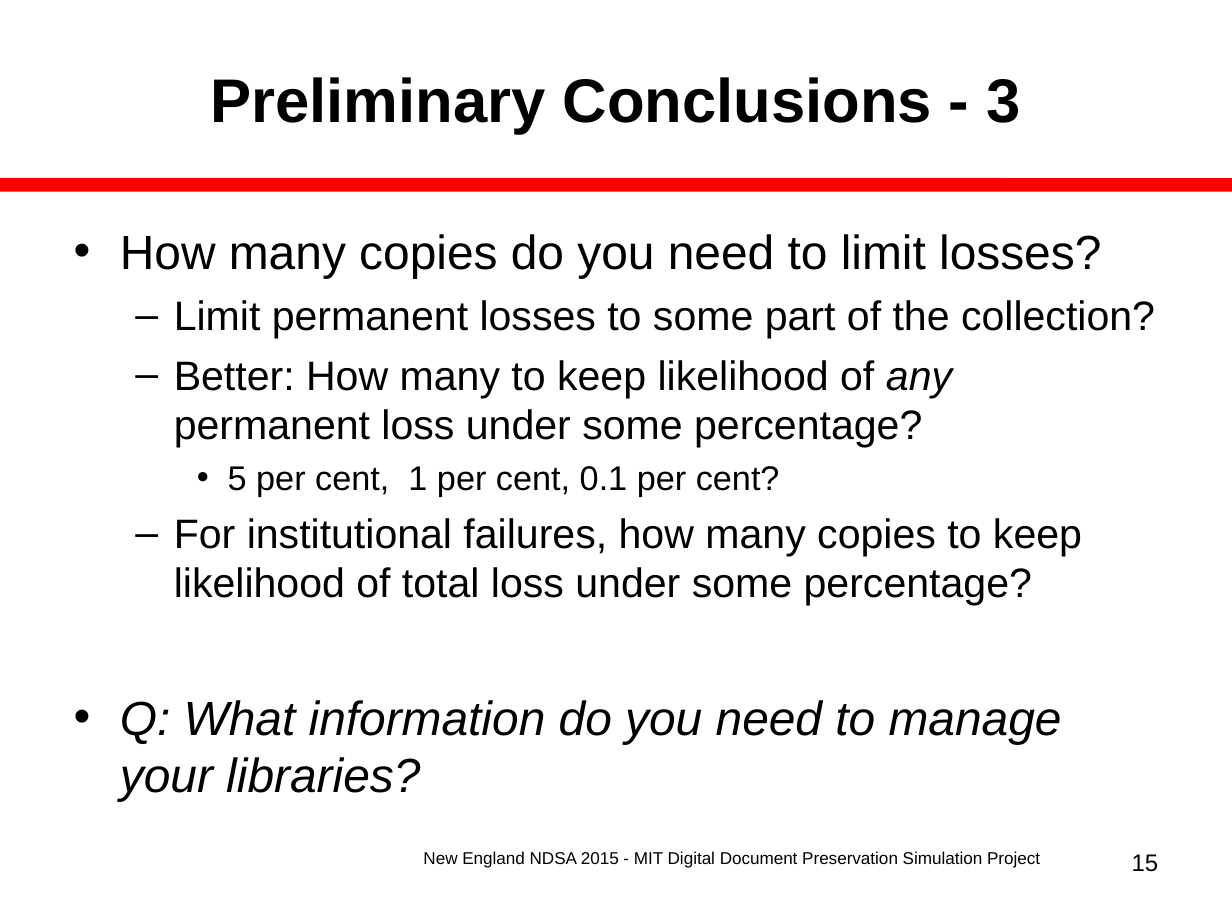
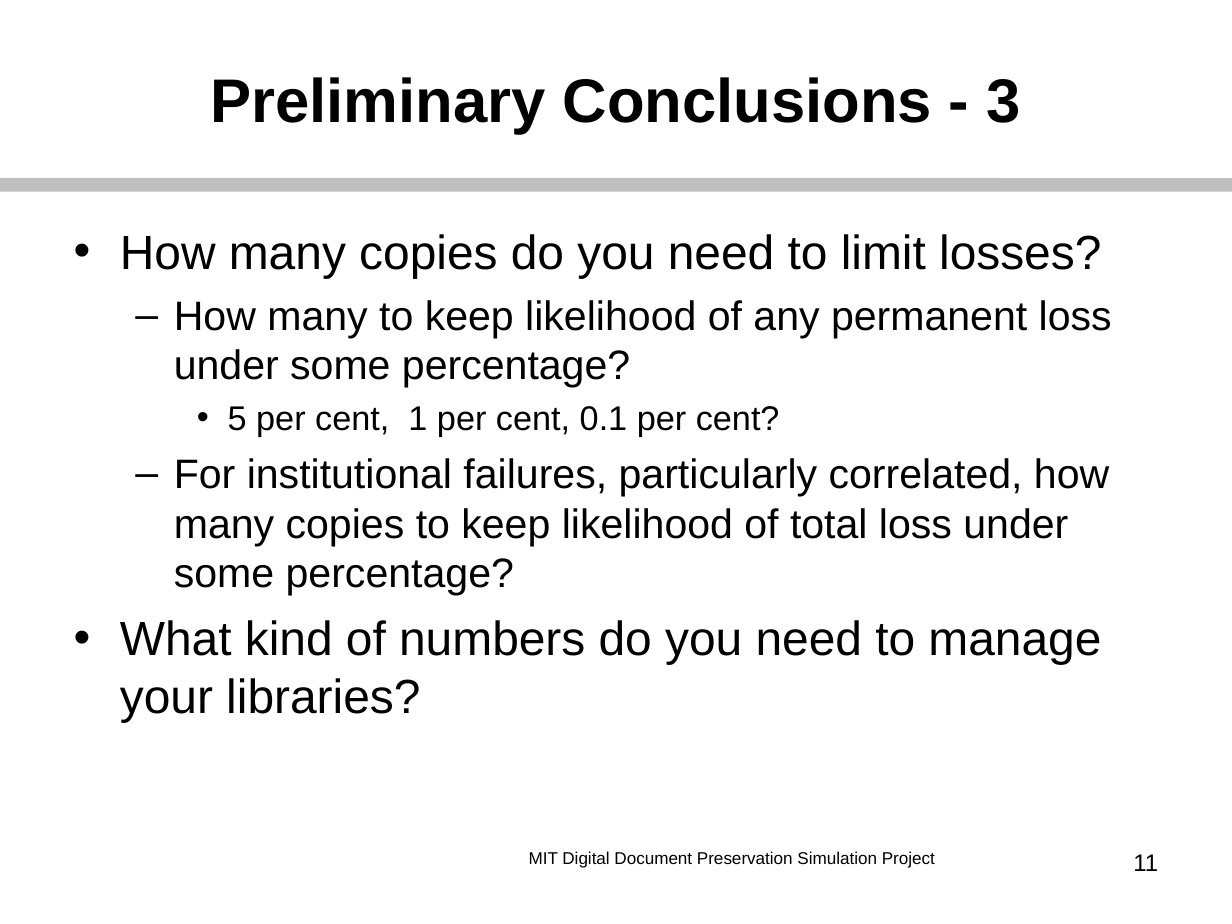
Before and after one commit to MIT-Informatics/PreservationSimulation, a slide deck: slide 11 of shelf/docs/Slides_NewEnglandNDSA.ppt (slide 15 before the commit). Drawn at 1232x924 pixels with LibreOffice and Linux fonts; fonts in the diff are those of the drawing. Boxes give left, top, right and bottom in pixels: in the first picture for what was removed or moved away, otherwise in the second. Text is boxed around its words. In the diff, an @@ line names an element or a change of style, - is before the commit and + after.

```diff
--- a/shelf/docs/Slides_NewEnglandNDSA.ppt
+++ b/shelf/docs/Slides_NewEnglandNDSA.ppt
@@ line (0, 185) - (1232, 185): stroke #FF0000 7.99 pt to #BFBFBF 7.99 pt @@
@@ text at [174,300,1112,388]: text changed @@
-  – Limit permanent losses to some part of the collection?
-  – Better: How many to keep likelihood of any permanent loss under some percentage?
+  – How many to keep likelihood of any permanent loss under some percentage?
@@ text at [120,458,1109,722]: text changed @@
-  – For institutional failures, how many copies to keep likelihood of total loss under some percentage?
-• Q: What information do you need to manage your libraries?
+  – For institutional failures, particularly correlated, how many copies to keep likelihood of total loss under some percentage?
+• What kind of numbers do you need to manage your libraries?
@@ text at [529,851,935,868]: text changed @@
-New England NDSA 2015 - MIT Digital Document Preservation Simulation Project
+MIT Digital Document Preservation Simulation Project
@@ page number at [1133,854,1158,871]: text changed @@
-15
+11
```
Also in this commit, not shown: 10 other slides changed, 1 slide added, 6 slides removed, 2 other files.
